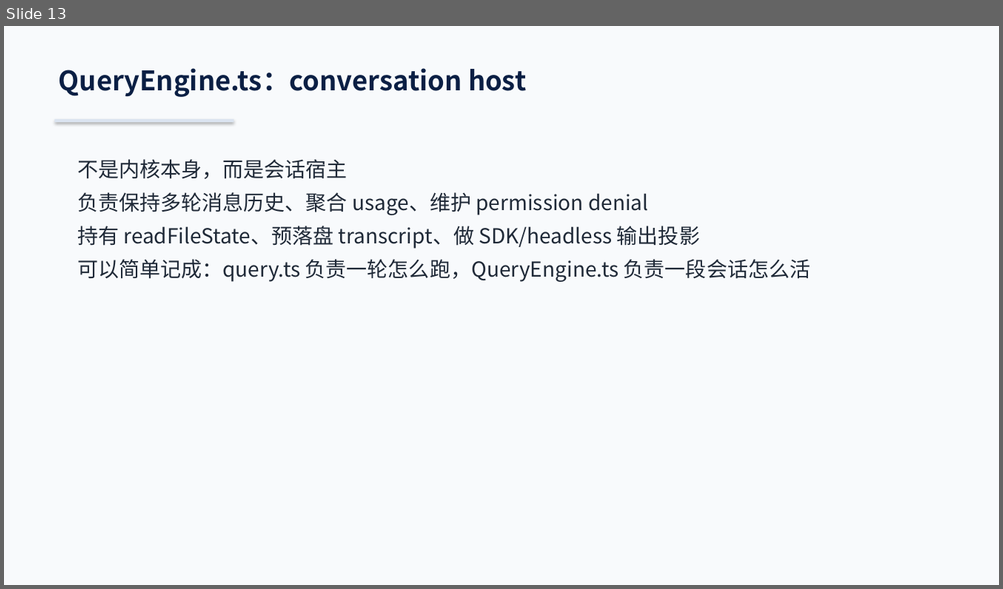
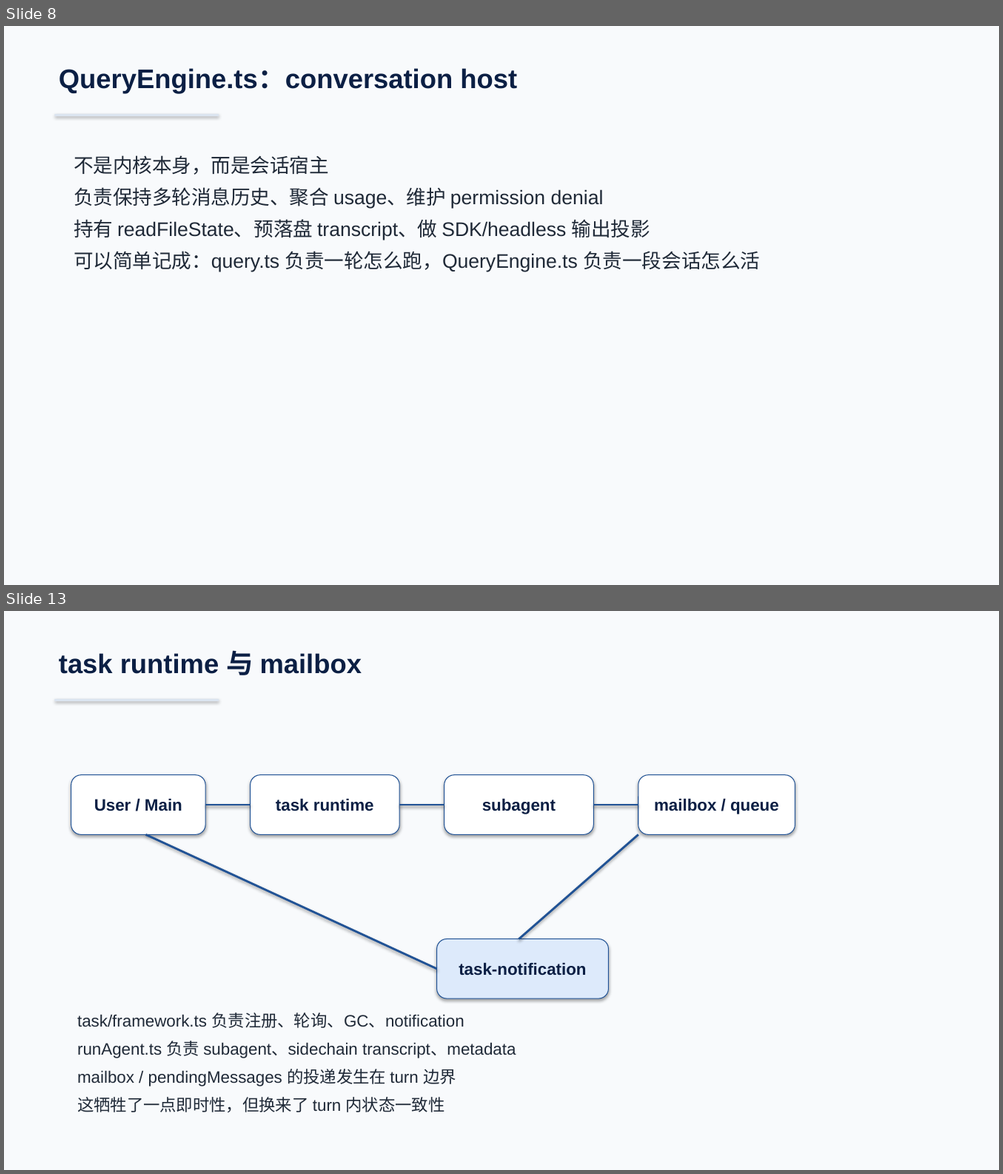
Before and after one commit to boboliu-1010/ccode, a slide deck: docs/zh/00-代码总览与运行时走读-WPS兼容版.pptx. Shown one above the other, each under a label of ours: slide 13 before the commit, slides 8 and 13 after it; the slides between them are not shown. The pictures are 1003x589 and 1003x1174 pixels, drawn with LibreOffice and Linux fonts; fonts in the diff are those of the drawing. Boxes give left, top, right and bottom in pixels: in the first picture for what was removed or moved away, otherwise in the second. Text is boxed around its words. In the diff, an @@ line names an element or a change of style, - is before the commit and + after.

```diff
--- a/docs/zh/00-代码总览与运行时走读-WPS兼容版.pptx
+++ b/docs/zh/00-代码总览与运行时走读-WPS兼容版.pptx
@@ slide 13 added at [4,611,999,1170], background #F8FAFC @@
@@ text added at [59,650,361,675], 26 pt, text #0B1F44, bold @@
+task runtime 与 mailbox
@@ rectangle added at [55,699,219,701], fill #DBE4F0 @@
@@ rounded rectangle added at [71,775,205,834], fill #FFFFFF, outline #205295 0.75 pt, 16 pt, text #0B1F44, bold @@
+User / Main
@@ rounded rectangle added at [250,775,399,834], fill #FFFFFF, outline #205295 0.75 pt, 16 pt, text #0B1F44, bold @@
+task runtime
@@ rounded rectangle added at [444,775,594,834], fill #FFFFFF, outline #205295 0.75 pt, 16 pt, text #0B1F44, bold @@
+subagent
@@ rounded rectangle added at [638,775,795,834], fill #FFFFFF, outline #205295 0.75 pt, 16 pt, text #0B1F44, bold @@
+mailbox / queue
@@ line added from (205, 805) to (250, 805), #205295 2 pt @@
@@ line added from (399, 805) to (444, 805), #205295 2 pt @@
@@ line added from (594, 805) to (638, 805), #205295 2 pt @@
@@ line added from (437, 969) to (146, 834), #205295 2 pt @@
@@ line added from (638, 834) to (519, 940), #205295 2 pt @@
@@ rounded rectangle added at [437,940,609,999], fill #DDEAFB, outline #205295 0.75 pt, 16 pt, text #0B1F44, bold @@
+task-notification
@@ text added at [77,1013,515,1113], 16 pt, text #1F2937 @@
+task/framework.ts 负责注册、轮询、GC、notification
+runAgent.ts 负责 subagent、sidechain transcript、metadata
+mailbox / pendingMessages 的投递发生在 turn 边界
+这牺牲了一点即时性，但换来了 turn 内状态一致性
@@ what was slide 13 is now slide 8 @@
@@ slide 8 changed as well @@
@@ text "QueryEngine.ts：conversation host" at [59,68,517,93]: font Noto Sans CJK SC to Arial @@
@@ rectangle: place and size @@
-rectangle at [55,119,234,122]
+rectangle at [55,114,219,116]
@@ text "不是内核本身，而是会话宿主" at [74,156,760,272]: size 20 to 19 pt, font Noto Sans CJK SC to Arial @@
```
Also in this commit, not shown: 10 other slides changed, 4 other slides added, 20 slides removed, 1 other file.
